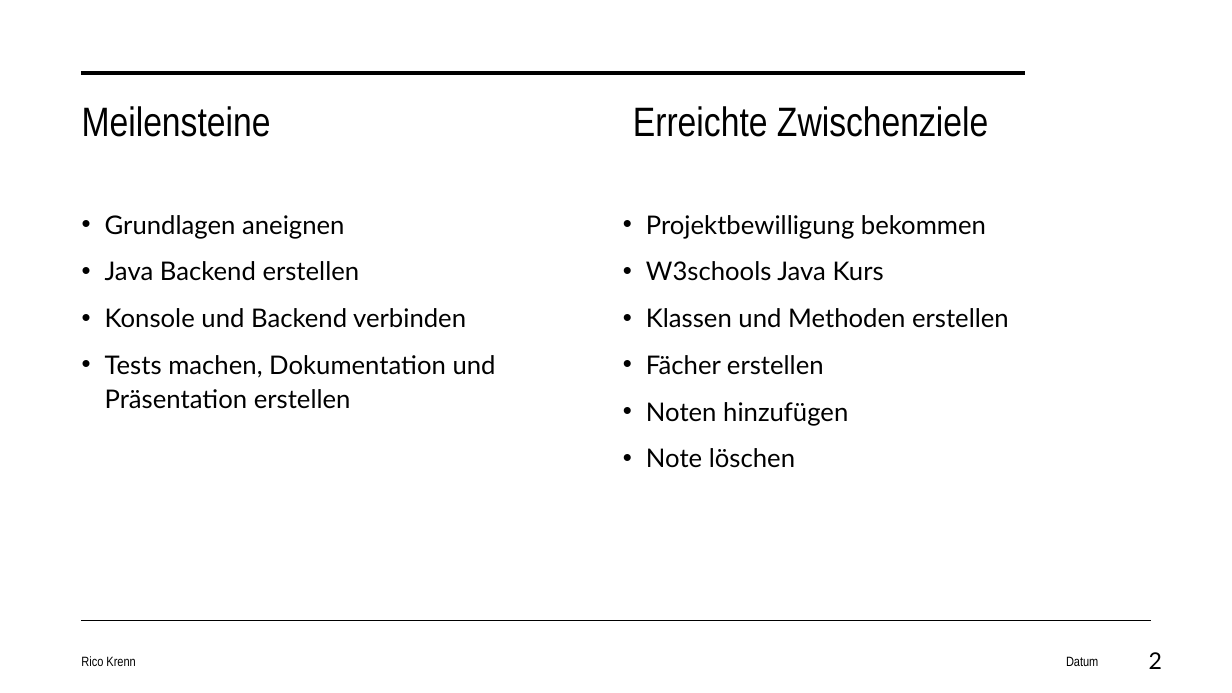
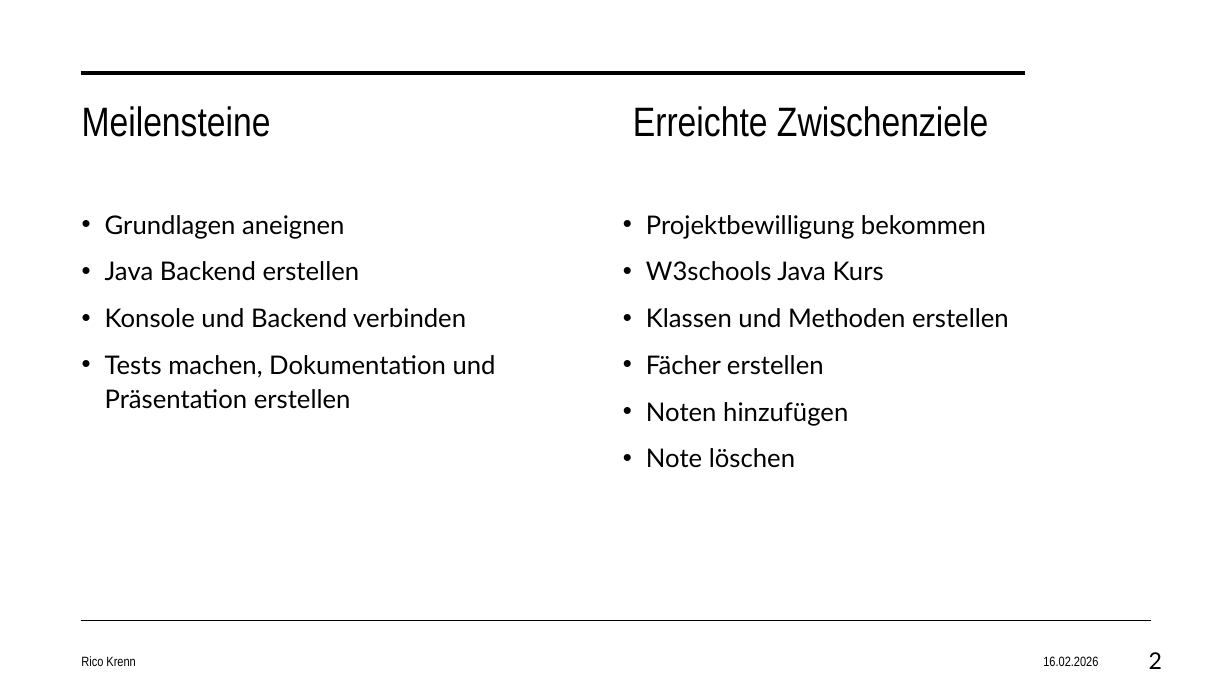
Before and after one commit to rico-coder/Lernprojekt-GitHub, a slide deck: slide 2 of doc/Projektpräsentation_Sportferien.pptx. Drawn at 1232x693 pixels with LibreOffice and Linux fonts; fonts in the diff are those of the drawing; background and template pictures are left out. Boxes give left, top, right and bottom in pixels: in the first picture for what was removed or moved away, otherwise in the second. Text is boxed around its words. In the diff, an @@ line names an element or a change of style, - is before the commit and + after.

```diff
--- a/doc/Projektpräsentation_Sportferien.pptx
+++ b/doc/Projektpräsentation_Sportferien.pptx
@@ text at (x1=1043, y1=656, x2=1098, y2=666): text changed @@
-Datum
+16.02.2026
```
Also in this commit, not shown: 4 other slides changed, 4 other files.
